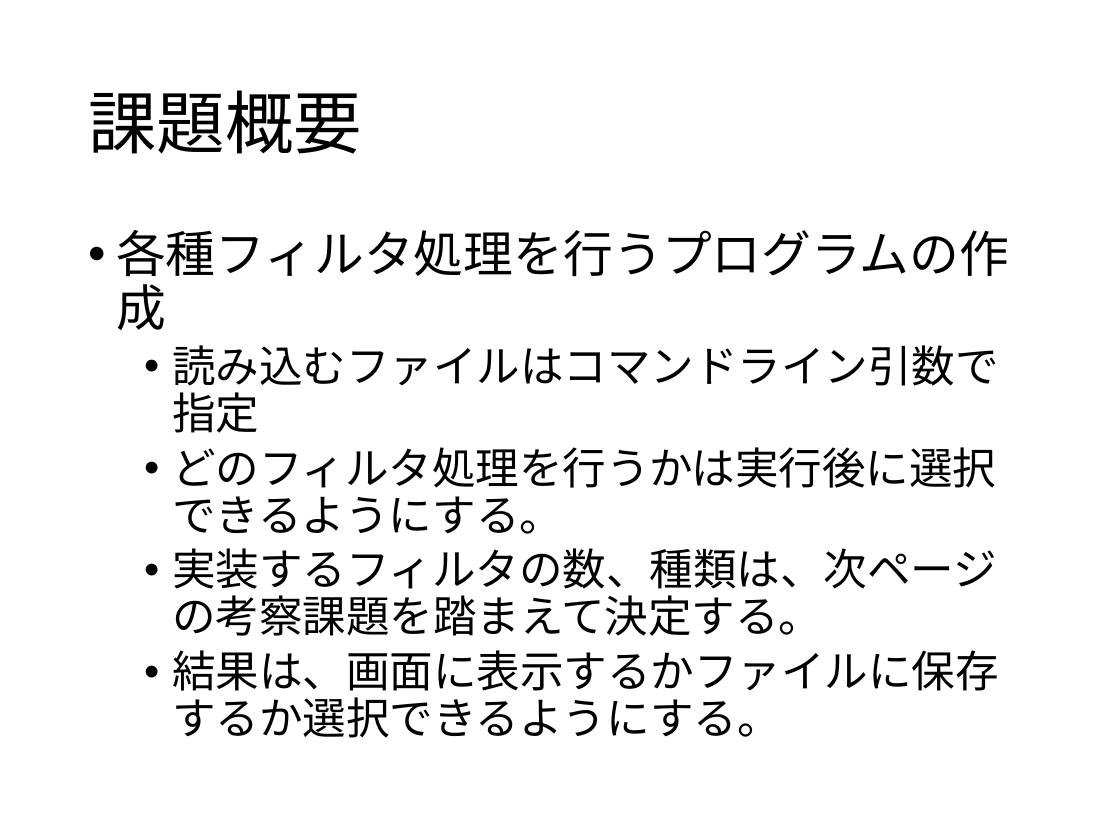
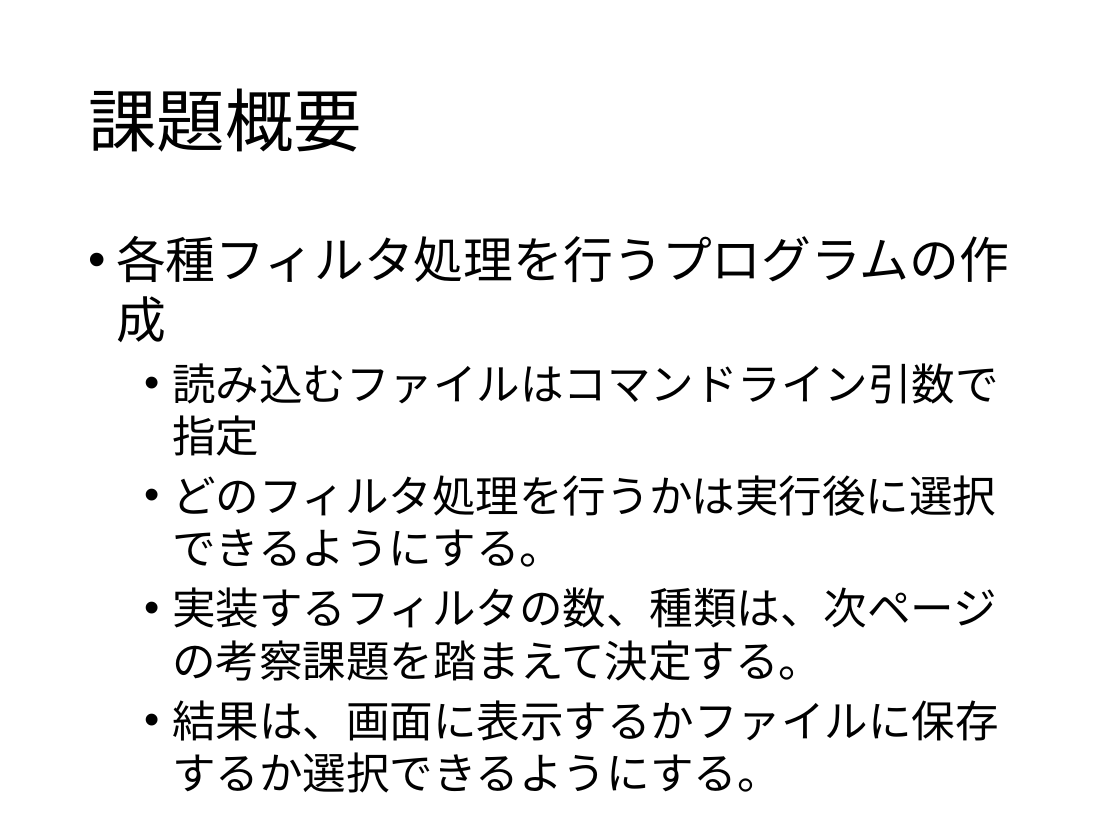
Before and after one commit to tamu0106/IN4_exp, a slide deck: slide 3 of exp_c/slide/exp_C.pptx. Drawn at 1120x840 pixels with LibreOffice and Linux fonts; fonts in the diff are those of the drawing. Boxes give left, top, right and bottom in pixels: in the first picture for what was removed or moved away, otherwise in the second. Text is boxed around its words. In the diff, an @@ line names an element or a change of style, - is before the commit and + after.

```diff
--- a/exp_c/slide/exp_C.pptx
+++ b/exp_c/slide/exp_C.pptx
@@ text "各種フィルタ処理を行うプログラムの作成" at (x1=116, y1=236, x2=1009, y2=793): line spacing 0.9 to 1 @@
```
Also in this commit, not shown: 20 other slides changed.
